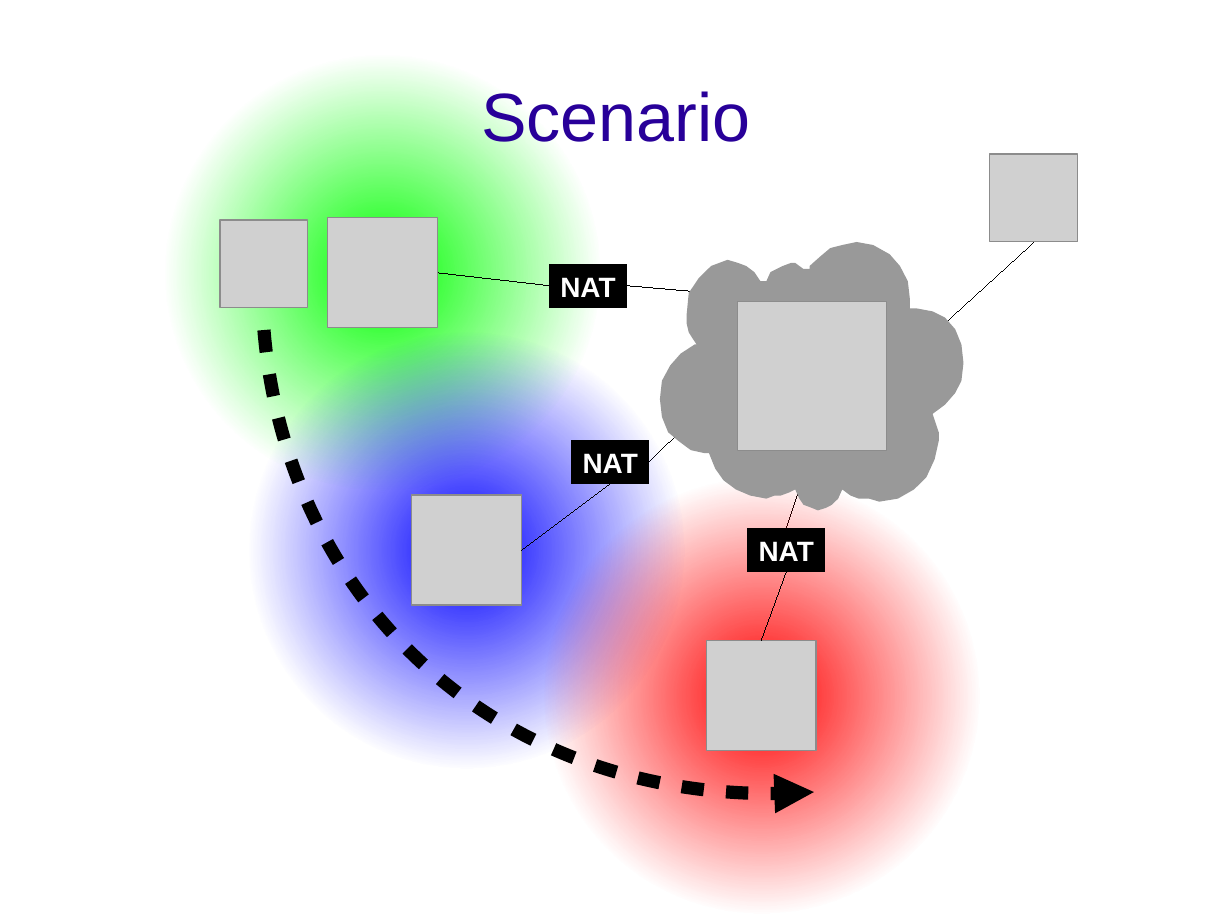
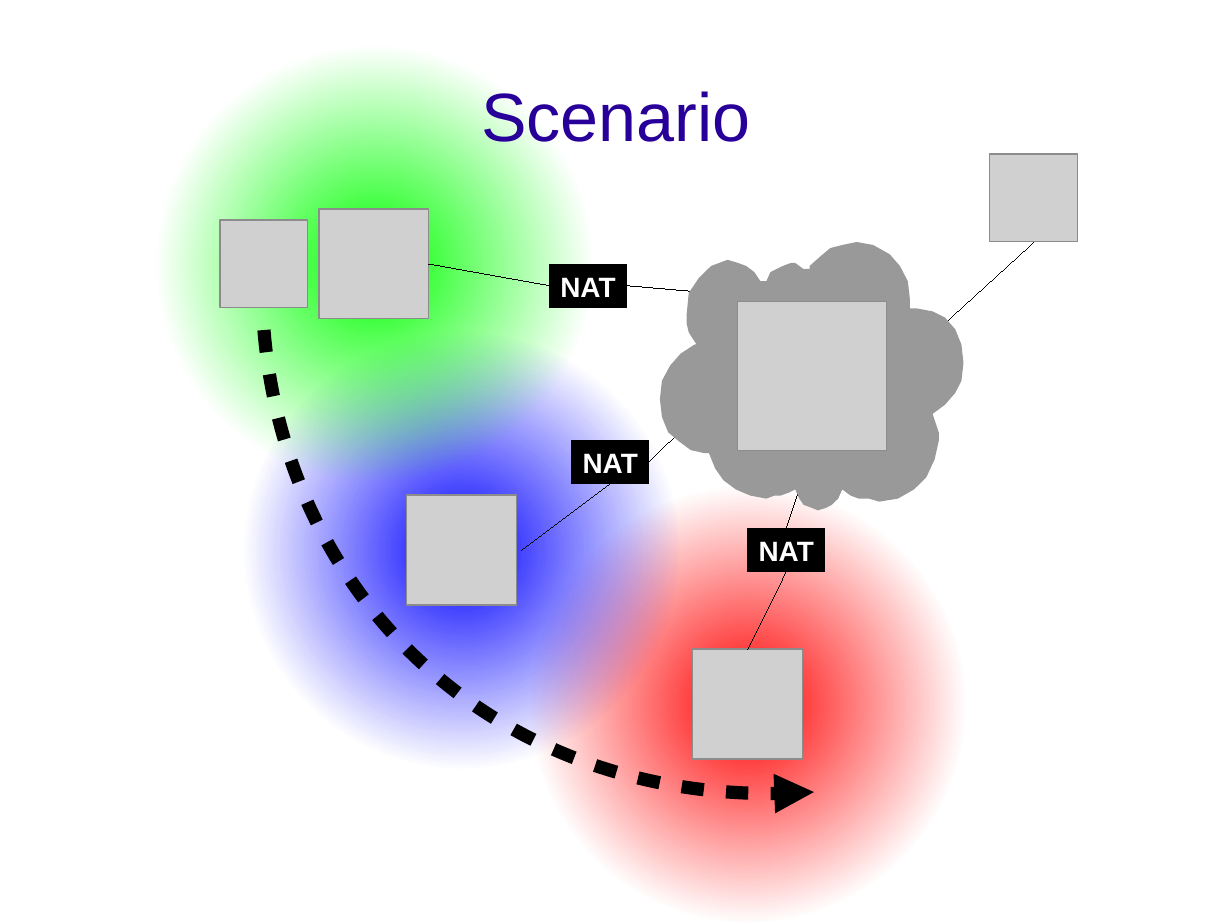
Before and after one commit to rjack/tesi-triennale, a slide deck: slide 2 of presentazione.odp. Drawn at 1232x924 pixels with LibreOffice and Linux fonts; fonts in the diff are those of the drawing; grey boxes stand for pictures; background and template pictures are left out. Boxes give left, top, right and bottom in pixels: in the first picture for what was removed or moved away, otherwise in the second. Text is boxed around its words. In the diff, an @@ line names an element or a change of style, - is before the commit and + after.

```diff
--- a/presentazione.odp
+++ b/presentazione.odp
@@ ellipse: place and size @@
-ellipse at box(163, 53, 604, 493)
+ellipse at box(154, 44, 595, 484)
@@ picture: place and size @@
-picture at box(328, 218, 437, 328)
+picture at box(319, 209, 428, 319)
@@ line moved from (550, 286) - (438, 273) to (550, 286) - (429, 264) @@
@@ picture: place and size @@
-picture at box(411, 495, 521, 605)
+picture at box(407, 495, 517, 605)
@@ ellipse: place and size @@
-ellipse at box(541, 475, 982, 916)
+ellipse at box(528, 484, 968, 924)
@@ line moved from (787, 571) - (761, 641) to (787, 571) - (748, 650) @@
@@ picture: place and size @@
-picture at box(707, 641, 816, 750)
+picture at box(693, 650, 803, 759)
```
Also in this commit, not shown: 3 other slides changed.
